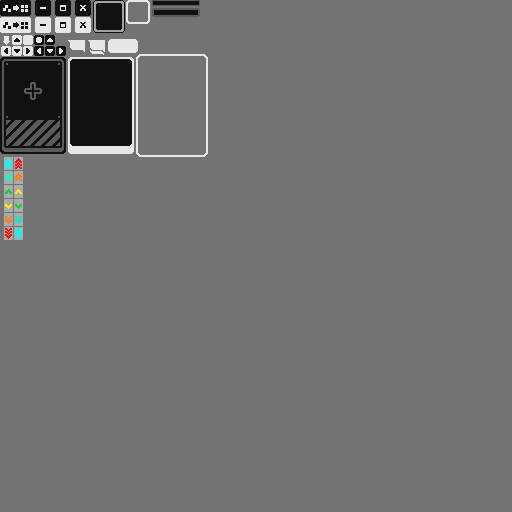
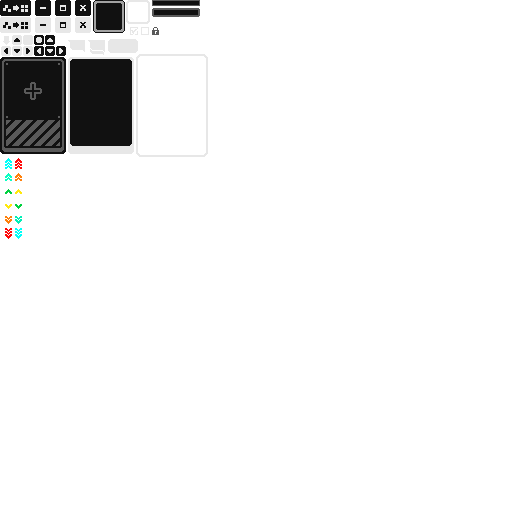
Revision of a layered 512 × 512 image; what changed, layer by layer:
painted on "图层 15" over [4, 157, 23, 240]
added layer "图层 327 拷贝" above "图层 688 拷贝 2" over [152, 27, 159, 35]
added layer "图层 688 拷贝 2" above "图层 688 拷贝" over [141, 27, 149, 35]
added layer "图层 688 拷贝" above "图层 510 拷贝" over [130, 27, 138, 35]
painted on "图层 11 拷贝" over [90, 49, 104, 53]
hid "图层 2" over [0, 0, 512, 512]
